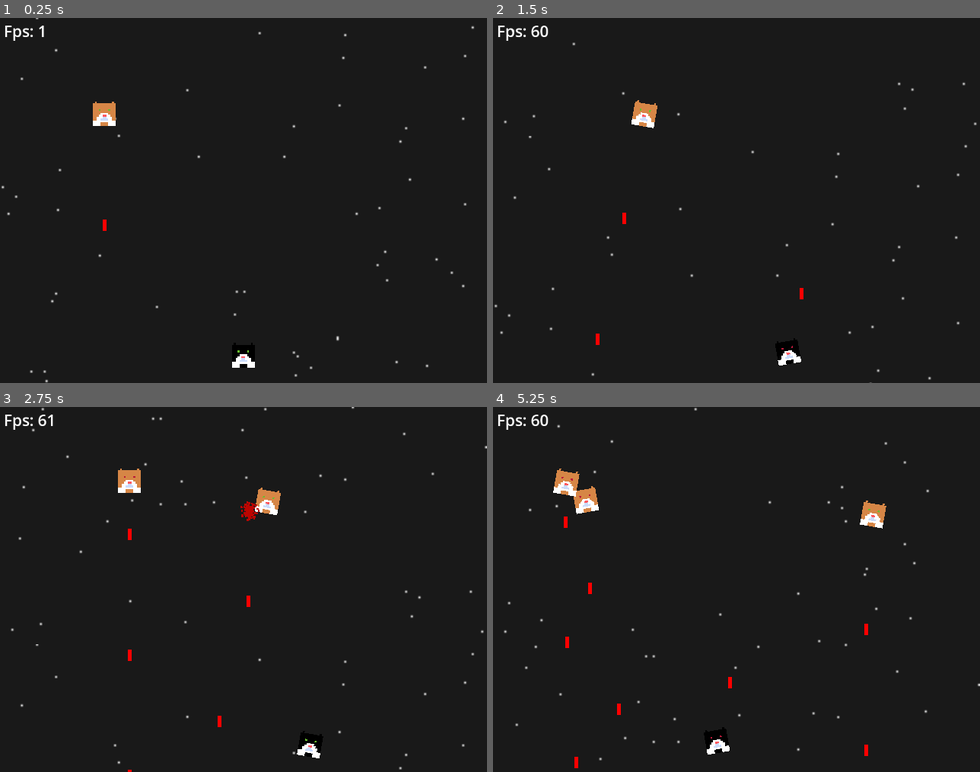
Above: before the commit, frames 1-4 (two rows, left to right).
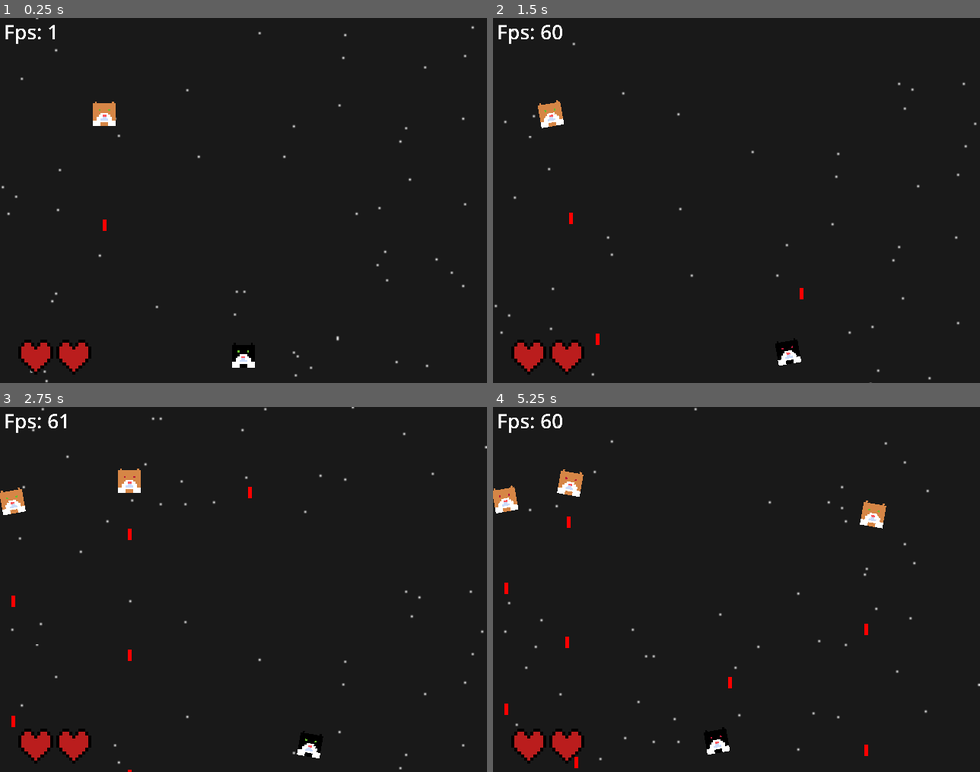
Above: after the commit, the same moments.

Repository: mrborghini/cat-game
Game: Godot game, scene res://scenes/main.tscn
Two runs of this game, one before a commit and one after it. Both use one fixed random seed, a clock stepped at 60 frames per second and the inputs below.
Inputs (mouse positions are in pixels of both pictures, inside the frame that each line leads up to):
- Up to frame 1 (0.25 s): no input
- Up to frame 2 (1.5 s): move the mouse to (600, 91) at 0.52 s; hold D (right) 0.53-1.28 s; click (600, 91) at 0.6 s; move the mouse to (639, 218) at 1.27 s; hold A (left) from 1.28 s (still down); click (639, 218) at 1.35 s
- Up to frame 3 (2.75 s): move the mouse to (292, 509) at 2.02 s; release A (left) at 2.03 s; hold D (right) from 2.03 s (still down); click (292, 509) at 2.1 s
- Up to frame 4 (5.25 s): move the mouse to (712, 662) at 2.77 s; click (712, 662) at 2.85 s; move the mouse to (882, 644) at 3.52 s; release D (right) at 3.53 s; hold A (left) from 3.53 s (still down); click (882, 644) at 3.6 s; move the mouse to (590, 534) at 4.27 s; click (590, 534) at 4.35 s; move the mouse to (760, 589) at 5.02 s; click (760, 589) at 5.1 s

The runs differ from the first frame. In frame 1, 1.1% of the frame differs, in the area x 0-19%, y 1-98%; in frame 2, 1.9%; in frame 3, 2.0%; in frame 4, 2.1%, in the area x 0-27%, y 1-98%.

Commit message:
Added damage hearts and changed rng

Diff:
--- /dev/null
+++ b/scenes/hearts.tscn
@@ -0,0 +1,120 @@
+[gd_scene load_steps=17 format=3 uid="uid://dfoc4fy3x0dho"]
+
+[ext_resource type="Texture2D" uid="uid://ly77xhpvprk5" path="res://sprites/heart.png" id="1_gfed8"]
+
+[sub_resource type="AtlasTexture" id="AtlasTexture_lhuvr"]
+atlas = ExtResource("1_gfed8")
+region = Rect2(0, 0, 16, 16)
+
+[sub_resource type="AtlasTexture" id="AtlasTexture_by1u6"]
+atlas = ExtResource("1_gfed8")
+region = Rect2(16, 0, 16, 16)
+
+[sub_resource type="AtlasTexture" id="AtlasTexture_4rnpq"]
+atlas = ExtResource("1_gfed8")
+region = Rect2(32, 0, 16, 16)
+
+[sub_resource type="AtlasTexture" id="AtlasTexture_hxc1x"]
+atlas = ExtResource("1_gfed8")
+region = Rect2(48, 0, 16, 16)
+
+[sub_resource type="AtlasTexture" id="AtlasTexture_b0eho"]
+atlas = ExtResource("1_gfed8")
+region = Rect2(64, 0, 16, 16)
+
+[sub_resource type="AtlasTexture" id="AtlasTexture_ooha2"]
+atlas = ExtResource("1_gfed8")
+region = Rect2(80, 0, 16, 16)
+
+[sub_resource type="AtlasTexture" id="AtlasTexture_ky3mv"]
+atlas = ExtResource("1_gfed8")
+region = Rect2(96, 0, 16, 16)
+
+[sub_resource type="AtlasTexture" id="AtlasTexture_3s6ob"]
+atlas = ExtResource("1_gfed8")
+region = Rect2(112, 0, 16, 16)
+
+[sub_resource type="AtlasTexture" id="AtlasTexture_bxgd3"]
+atlas = ExtResource("1_gfed8")
+region = Rect2(128, 0, 16, 16)
+
+[sub_resource type="AtlasTexture" id="AtlasTexture_le56y"]
+atlas = ExtResource("1_gfed8")
+region = Rect2(144, 0, 16, 16)
+
+[sub_resource type="AtlasTexture" id="AtlasTexture_bruyp"]
+atlas = ExtResource("1_gfed8")
+region = Rect2(160, 0, 16, 16)
+
+[sub_resource type="AtlasTexture" id="AtlasTexture_uxab0"]
+atlas = ExtResource("1_gfed8")
+region = Rect2(176, 0, 16, 16)
+
+[sub_resource type="AtlasTexture" id="AtlasTexture_jc55s"]
+atlas = ExtResource("1_gfed8")
+region = Rect2(192, 0, 16, 16)
+
+[sub_resource type="AtlasTexture" id="AtlasTexture_j1h1e"]
+atlas = ExtResource("1_gfed8")
+region = Rect2(0, 0, 16, 16)
+
+[sub_resource type="SpriteFrames" id="SpriteFrames_xc5q7"]
+animations = [{
+"frames": [{
+"duration": 1.0,
+"texture": SubResource("AtlasTexture_lhuvr")
+}, {
+"duration": 1.0,
+"texture": SubResource("AtlasTexture_by1u6")
+}, {
+"duration": 1.0,
+"texture": SubResource("AtlasTexture_4rnpq")
+}, {
+"duration": 1.0,
+"texture": SubResource("AtlasTexture_hxc1x")
+}, {
+"duration": 1.0,
+"texture": SubResource("AtlasTexture_b0eho")
+}, {
+"duration": 1.0,
+"texture": SubResource("AtlasTexture_ooha2")
+}, {
+"duration": 1.0,
+"texture": SubResource("AtlasTexture_ky3mv")
+}, {
+"duration": 1.0,
+"texture": SubResource("AtlasTexture_3s6ob")
+}, {
+"duration": 1.0,
+"texture": SubResource("AtlasTexture_bxgd3")
+}, {
+"duration": 1.0,
+"texture": SubResource("AtlasTexture_le56y")
+}, {
+"duration": 1.0,
+"texture": SubResource("AtlasTexture_bruyp")
+}, {
+"duration": 1.0,
+"texture": SubResource("AtlasTexture_uxab0")
+}, {
+"duration": 1.0,
+"texture": SubResource("AtlasTexture_jc55s")
+}],
+"loop": false,
+"name": &"damage",
+"speed": 5.0
+}, {
+"frames": [{
+"duration": 1.0,
+"texture": SubResource("AtlasTexture_j1h1e")
+}],
+"loop": true,
+"name": &"default",
+"speed": 5.0
+}]
+
+[node name="Hearts" type="AnimatedSprite2D"]
+texture_filter = 1
+scale = Vector2(1.67187, 1.67187)
+sprite_frames = SubResource("SpriteFrames_xc5q7")
+animation = &"damage"
--- a/scenes/main.tscn
+++ b/scenes/main.tscn
@@ -1,11 +1,12 @@
-[gd_scene load_steps=9 format=3 uid="uid://cdhr68sidstfa"]
+[gd_scene load_steps=10 format=3 uid="uid://cdhr68sidstfa"]
 
 [ext_resource type="PackedScene" uid="uid://bmjsssgtf561d" path="res://scenes/player.tscn" id="1_2werf"]
 [ext_resource type="Script" path="res://scripts/world.gd" id="1_617ei"]
-[ext_resource type="PackedScene" uid="uid://b81cjrbgg2thg" path="res://scenes/ui.tscn" id="2_bh1o3"]
 [ext_resource type="Script" path="res://scripts/zoom.gd" id="3_21ks4"]
 [ext_resource type="PackedScene" uid="uid://ccuywcocxesi8" path="res://scenes/enemy_cat.tscn" id="5_o4yjn"]
 [ext_resource type="Script" path="res://scripts/enemy_spawner.gd" id="5_xy0s5"]
+[ext_resource type="Script" path="res://scripts/fps.gd" id="6_frtvy"]
+[ext_resource type="PackedScene" uid="uid://dfoc4fy3x0dho" path="res://scenes/hearts.tscn" id="7_n8ms2"]
 
 [sub_resource type="RectangleShape2D" id="RectangleShape2D_i60oi"]
 size = Vector2(20, 193)
@@ -17,32 +18,23 @@
 script = ExtResource("1_617ei")
 scroll_speed = 50.0
 
-[node name="Control" type="Control" parent="."]
-layout_mode = 3
-anchors_preset = 0
-
-[node name="UI" parent="Control" instance=ExtResource("2_bh1o3")]
-layout_mode = 1
-offset_left = -126.0
-offset_top = -95.0
-offset_right = -126.0
-offset_bottom = -95.0
-scale = Vector2(0.275, 0.275)
-
 [node name="Camera2D" type="Camera2D" parent="."]
 zoom = Vector2(2.5, 2.5)
 script = ExtResource("3_21ks4")
 
-[node name="cat" parent="." instance=ExtResource("1_2werf")]
+[node name="Player" parent="." instance=ExtResource("1_2werf")]
 position = Vector2(0, 82)
+heart_sprite = ExtResource("7_n8ms2")
+heart_pos = Vector2(-110, 80)
+heart_margin = 20.0
 
-[node name="StaticBody2D" type="StaticBody2D" parent="."]
+[node name="Walls" type="StaticBody2D" parent="."]
 
-[node name="Left-wall" type="CollisionShape2D" parent="StaticBody2D"]
+[node name="Left-wall" type="CollisionShape2D" parent="Walls"]
 position = Vector2(-138, -0.5)
 shape = SubResource("RectangleShape2D_i60oi")
 
-[node name="Right-wall" type="CollisionShape2D" parent="StaticBody2D"]
+[node name="Right-wall" type="CollisionShape2D" parent="Walls"]
 position = Vector2(138, 0)
 shape = SubResource("RectangleShape2D_qylr3")
 
@@ -55,3 +47,21 @@
 
 [node name="EnemyCat" parent="." instance=ExtResource("5_o4yjn")]
 position = Vector2(-73, -44)
+
+[node name="Control" type="Control" parent="."]
+layout_mode = 3
+anchors_preset = 0
+offset_left = -128.0
+offset_top = -96.0
+offset_right = 128.0
+offset_bottom = 96.0
+
+[node name="FPS" type="RichTextLabel" parent="Control"]
+layout_mode = 0
+offset_left = 2.0
+offset_right = 669.0
+offset_bottom = 160.0
+scale = Vector2(0.105, 0.105)
+theme_override_font_sizes/normal_font_size = 100
+text = "Fps:"
+script = ExtResource("6_frtvy")
--- a/scripts/enemy.gd
+++ b/scripts/enemy.gd
@@ -4,6 +4,7 @@
 @export var movement_delay: float = 0.5
 @export var min_speed: float = 10
 @export var max_speed: float = 100
+@export var left_movement_chance: float = 0.5
 
 func _ready() -> void:
 	movement_speed = randf_range(min_speed, max_speed)
@@ -18,7 +19,10 @@
 	if current_time < movement_delay:
 		return
 
-	var left: bool = randi_range(0, 1) == 1
+	if left_movement_chance == 0:
+		return
+
+	var left: bool = randf_range(0.1, 1.0) < left_movement_chance
 
 	if left:
 		self.move_direction = MOVE_SET.LEFT
--- a/scripts/entity.gd
+++ b/scripts/entity.gd
@@ -6,10 +6,10 @@
 @export var move_direction: MOVE_SET = MOVE_SET.NONE
 @export var movement_speed: float = 50
 @export var horizontal_rotation_deg: float = 10
-@export var health: int = 100
+@export var health: int = 2
 @export var shoot_delay: float = 0.3
 @export var shoot_animation_speed: float = 3
-@export var projectile_damage: int = 50
+@export var projectile_damage: int = 1
 
 var current_time: float = 0
 var last_shot_time: float = 0
--- a/scripts/player.gd
+++ b/scripts/player.gd
@@ -1,5 +1,30 @@
 extends Entity
 class_name Player
+
+@export var heart_sprite: PackedScene
+@export var heart_pos: Vector2 = Vector2(-20, 20)
+@export var heart_margin: float = 5
+
+var hearts: Array[AnimatedSprite2D] = []
+var hearts_setup: bool = false
+var heart_index: int = 0
+var last_health: int = self.health
+
+func setup_hearts() -> void:
+	if hearts_setup:
+		return
+
+	for i in range(0, self.health):
+		var heart: Node = heart_sprite.instantiate()
+		hearts.push_back(heart)
+		heart.position = heart_pos
+		if i != 0:
+			heart.position.x = hearts[i - 1].position.x + heart_margin
+		heart.z_index = -1
+		get_parent().add_child(heart)
+
+	hearts_setup = true
+	heart_index = len(hearts) - 1
 
 func _ready() -> void:
 	if !projectile_scene:
@@ -21,7 +46,19 @@
 	if Input.is_action_just_pressed("shoot"):
 		shoot()
 
+func handle_health() -> void:
+	if last_health == self.health:
+		return
+
+	if heart_index <= 0:
+		queue_free()
+
+	last_health = self.health
+	hearts[heart_index].play("damage")
+	heart_index -= 1
+
 func _process(delta: float) -> void:
+	setup_hearts()
 	handle_controls()
 	handle_movement()
 	handle_shoot_delay(delta)
--- a/scripts/projectile.gd
+++ b/scripts/projectile.gd
@@ -5,7 +5,7 @@
 @export var projectile_speed: float = 200
 @export var despawn_time: float = 5
 @export var enemy_projectile: bool = false
-@export var damage: int = 5
+@export var damage: int = 1
 @onready var explosion_particle: CPUParticles2D = $Explosion
 
 var has_hit: bool = false
--- a/scripts/world.gd
+++ b/scripts/world.gd
@@ -8,6 +8,7 @@
 @export var secondary_color: Color = Color(1, 1, 1)
 @export var scroll_speed: float = 1
 @export var base_height: float = 20
+@export var world_z_index: int = -2
 
 var sprite_deletion_count: int = 0
 
@@ -29,13 +30,13 @@
 	var sprite: Sprite2D = Sprite2D.new()
 	sprite.texture = texture
 	sprite.position = Vector2(0, 0)
-	sprite.z_index = -1
+	sprite.z_index = world_z_index
 	add_child(sprite)
 
 	var second_sprite: Sprite2D = Sprite2D.new()
 	second_sprite.texture = texture
 	second_sprite.position = Vector2(0, HEIGHT)
-	second_sprite.z_index = -1
+	second_sprite.z_index = world_z_index
 	add_child(second_sprite)
 
 	set_process(true)
@@ -52,5 +53,5 @@
 				var texture: ImageTexture = generate_background()
 				new_sprite.texture = texture
 				new_sprite.position = Vector2(0, -HEIGHT + base_height)
-				new_sprite.z_index = -1
+				new_sprite.z_index = world_z_index
 				add_child(new_sprite)
Binary file added: sprites/heart.png
Not shown, added: sprites/heart.png.import
